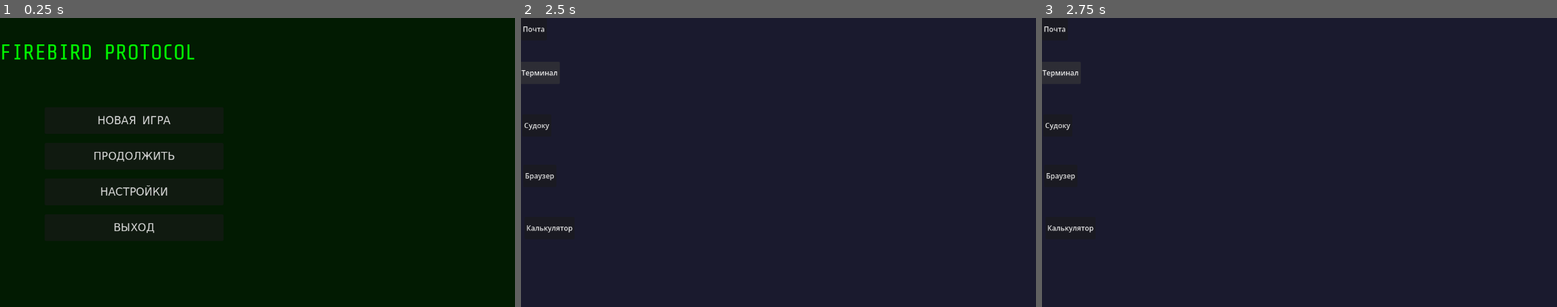
Above: before the commit, frames 1-3 (left to right).
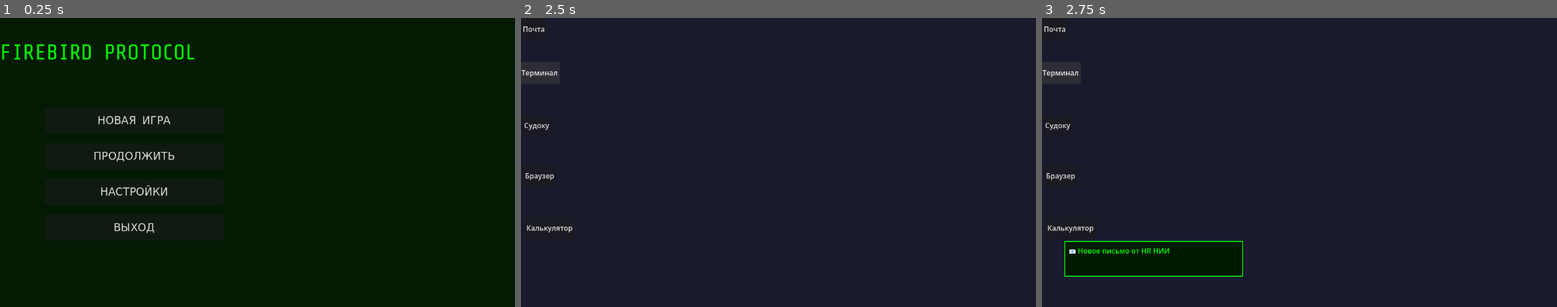
Above: after the commit, the same moments.

Repository: shabalingv-rgb/firebird-protocol
Game: Godot game, scene res://scenes/main_menu/main_menu.tscn.tscn
Two runs of this game, one before a commit and one after it. Both use one fixed random seed, a clock stepped at 60 frames per second and the inputs below.
Inputs:
- Up to frame 1 (0.25 s): no input
- Up to frame 2 (2.5 s): click "НОВАЯ ИГРА" at 0.5 s; click "Почта" at 1.25 s; click "Терминал" at 2 s
- Up to frame 3 (2.75 s): no input

Frames 1-2 are identical in both runs. In frame 3, 4.3% of the frame differs, in the area x 4-40%, y 77-90%.

Commit message:
add icon and push
На рабочий стол добавлены заготовки для иконок и настроено всплывающее уведомление

Diff:
--- a/scenes/desktop/desktop.gd
+++ b/scenes/desktop/desktop.gd
@@ -1 +1,43 @@
 extends Control
+
+@onready var notification_popup = $NotificationPopup
+@onready var notification_label = $NotificationPopup/NotificationLabel
+
+func _ready():
+	# Подключаем иконки
+	$DesktopIcons/EmailIcon.pressed.connect(_open_email)
+	$DesktopIcons/TerminalIcon.pressed.connect(_open_terminal)
+	$DesktopIcons/SudokuIcon.pressed.connect(_open_sudoku)
+	$DesktopIcons/BrowserIcon.pressed.connect(_open_browser)
+	$DesktopIcons/CalculatorIcon.pressed.connect(_open_calculator)
+
+	# Показываем уведомление о письме через 2 секунды после старта
+	await get_tree().create_timer(2.0).timeout
+	show_notification("📧 Новое письмо от HR НИИ")
+
+func show_notification(text: String):
+	notification_label.text = text
+	notification_popup.visible = true
+	# Автоскрытие через 5 секунд
+	await get_tree().create_timer(5.0).timeout
+	notification_popup.visible = false
+
+func _open_email():
+	print("Открытие почты...")
+	# get_tree().change_scene_to_file("res://scenes/email/email_client.tscn")
+
+func _open_terminal():
+	print("Открытие терминала...")
+	# get_tree().change_scene_to_file("res://scenes/terminal/terminal.tscn")
+
+func _open_sudoku():
+	print("Запуск Sudoku...")
+	# Заглушка для пасхалки
+
+func _open_browser():
+	print("Открытие браузера...")
+	# Переход к туториалу
+
+func _open_calculator():
+	print("Запуск калькулятора...")
+	# Заглушка
--- a/scenes/desktop/desktop.tscn
+++ b/scenes/desktop/desktop.tscn
@@ -1,6 +1,14 @@
 [gd_scene format=3 uid="uid://cckuejacqg8c1"]
 
 [ext_resource type="Script" uid="uid://cplkbxydeo0cp" path="res://scenes/desktop/desktop.gd" id="1_75vvj"]
+
+[sub_resource type="StyleBoxFlat" id="StyleBoxFlat_75vvj"]
+bg_color = Color(0, 0.101960786, 0, 1)
+border_width_left = 2
+border_width_top = 2
+border_width_right = 2
+border_width_bottom = 2
+border_color = Color(0, 1, 0, 1)
 
 [node name="Desktop" type="Control" unique_id=1994708423]
 layout_mode = 3
@@ -66,8 +74,20 @@
 [node name="NotificationPopup" type="Panel" parent="." unique_id=1869883201]
 visible = false
 layout_mode = 0
-offset_right = 40.0
-offset_bottom = 40.0
+offset_left = 50.0
+offset_top = 500.0
+offset_right = 450.0
+offset_bottom = 580.0
+theme_override_styles/panel = SubResource("StyleBoxFlat_75vvj")
+
+[node name="NotificationLabel" type="Label" parent="NotificationPopup" unique_id=2130256741]
+layout_mode = 0
+offset_left = 10.0
+offset_top = 10.0
+offset_right = 390.0
+offset_bottom = 70.0
+theme_override_colors/font_color = Color(0, 1, 0, 1)
+text = "Текст уведомления"
 
 [node name="ScreenOverlay" type="TextureRect" parent="." unique_id=564947875]
 layout_mode = 0
